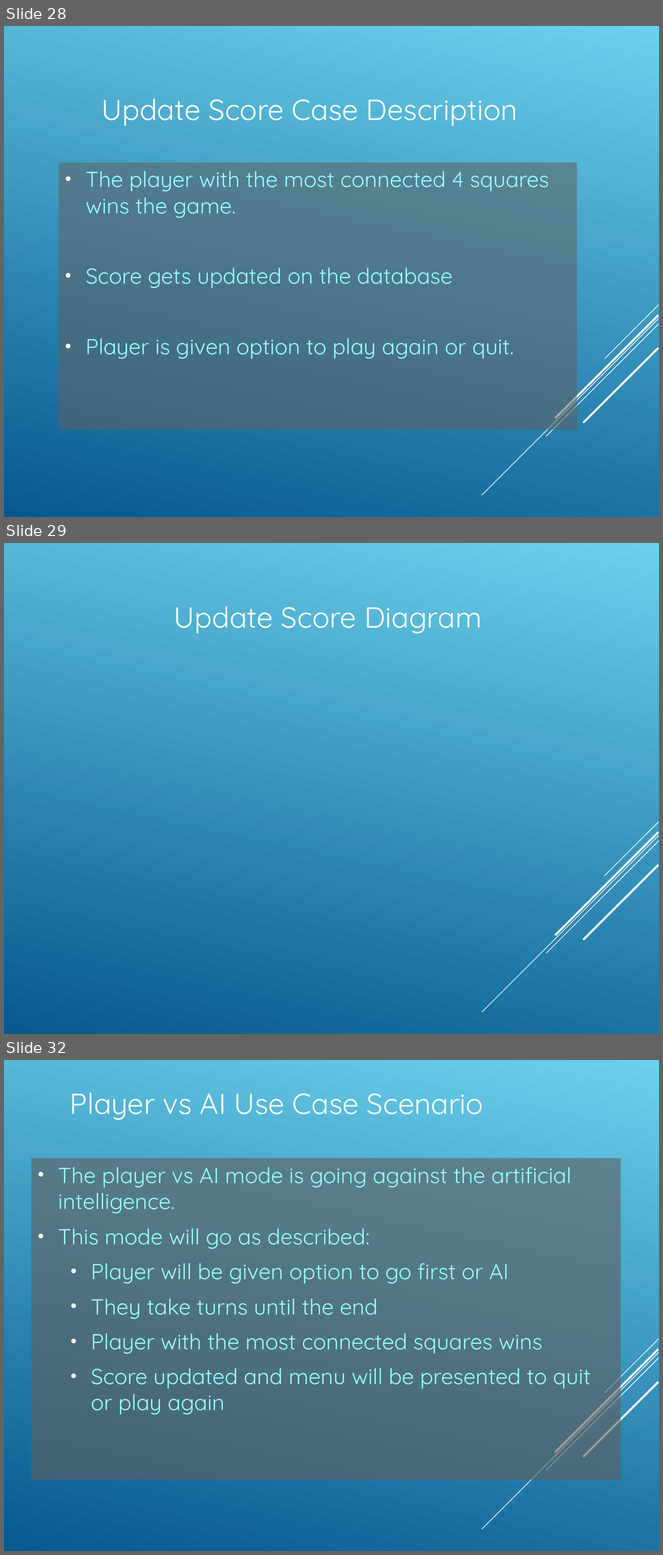
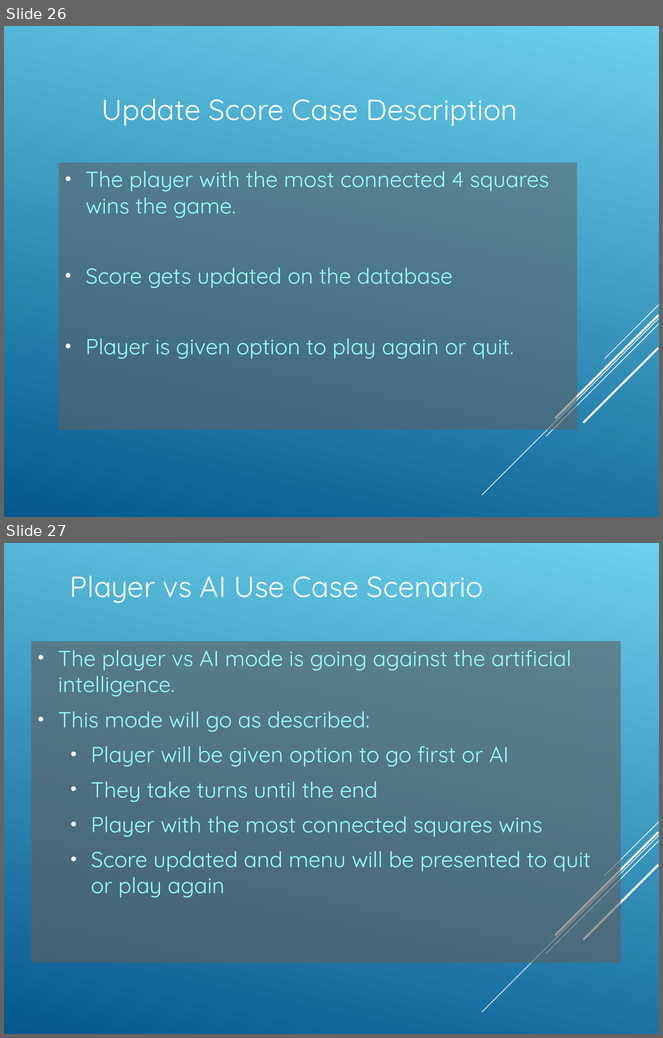
Before and after one commit to Amatarasu/A-Team, a slide deck: Power.Point.Presentation-bk.ppt. Shown one above the other, each under a label of ours: slides 28, 29 and 32 before the commit, slides 26 and 27 after it; the slides between them are not shown. The pictures are 663x1555 and 663x1038 pixels, drawn with LibreOffice and Linux fonts; fonts in the diff are those of the drawing. Boxes give left, top, right and bottom in pixels: in the first picture for what was removed or moved away, otherwise in the second. Text is boxed around its words. In the diff, an @@ line names an element or a change of style, - is before the commit and + after.

Commit message:
added the sequence diagrams to the powerpoint

```diff
--- a/Power.Point.Presentation-bk.ppt
+++ b/Power.Point.Presentation-bk.ppt
@@ slide 29 removed at <box>4,543,659,1034</box>, background gradient #06588E to #6BD1EC; not listed: 5 template elements that a slide beside it also shows @@
@@ title removed at <box>174,606,482,633</box> @@
-Update Score Diagram
@@ what was slide 28 is now slide 26 @@
@@ what was slide 32 is now slide 27 @@
```
Also in this commit, not shown: 3 slides changed, 4 other slides removed, 6 other files.
